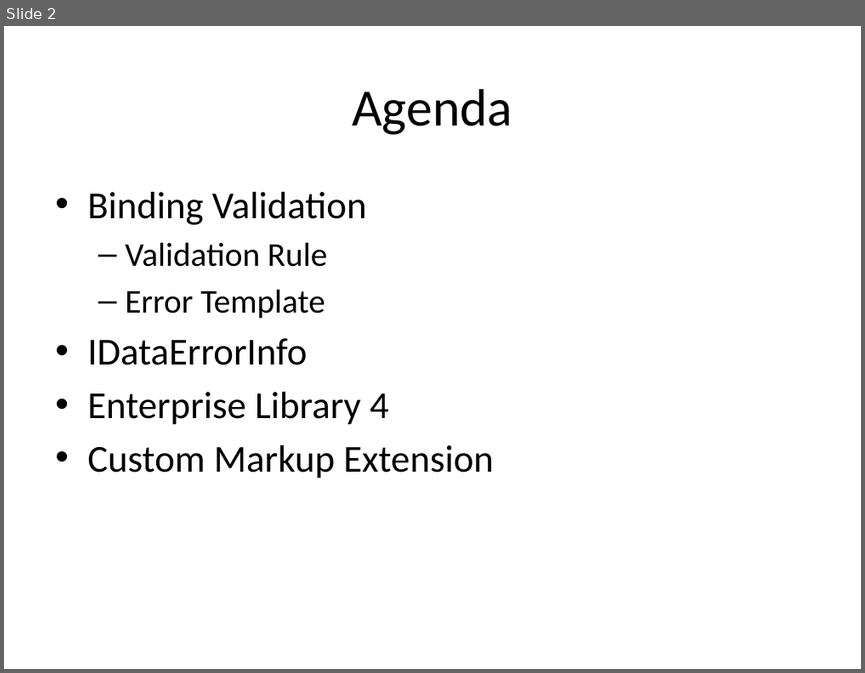
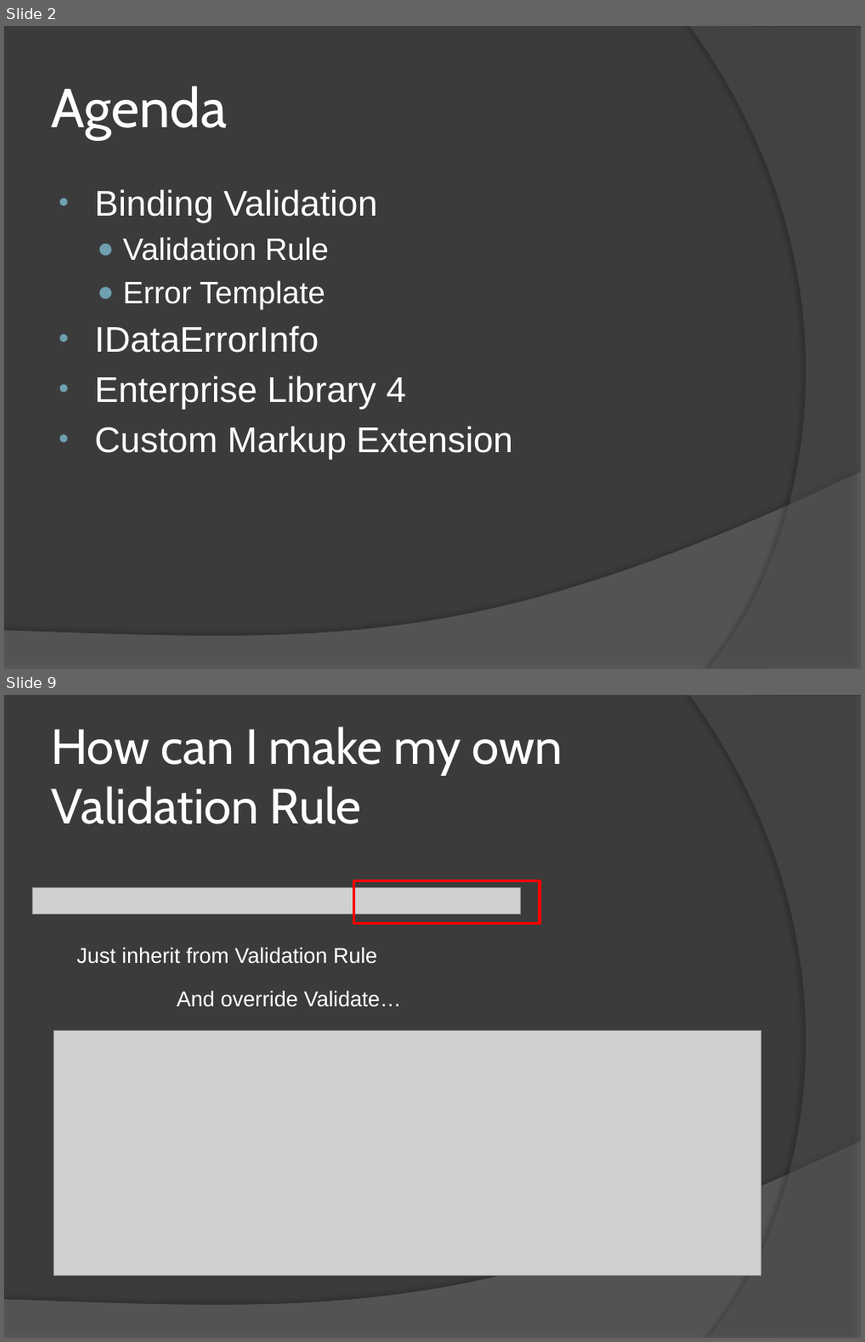
Before and after one commit to RookieOne/WPF-Input-Validation, a slide deck: WPF Validation.pptx. Shown one above the other, each under a label of ours: slide 2 before the commit, slides 2 and 9 after it; the slides between them are not shown. The pictures are 865x673 and 865x1342 pixels, drawn with LibreOffice and Linux fonts; fonts in the diff are those of the drawing; grey boxes stand for pictures. Boxes give left, top, right and bottom in pixels: in the first picture for what was removed or moved away, otherwise in the second. Text is boxed around its words. In the diff, an @@ line names an element or a change of style, - is before the commit and + after.

```diff
--- a/WPF Validation.pptx
+++ b/WPF Validation.pptx
@@ slide 9 added at [4, 695, 861, 1338], background #3B3B3B; not listed: 2 template elements that a slide beside it also shows @@
@@ title added at [51, 726, 562, 824], 41.4 pt, text #FFFFFF @@
+How can I make my own Validation Rule
@@ picture added at [32, 888, 521, 913] @@
@@ rectangle added at [353, 881, 540, 924], outline #FF0000 2.25 pt @@
@@ text added at [77, 947, 377, 964], 18 pt, text #FFFFFF @@
+Just inherit from Validation Rule
@@ text added at [177, 990, 401, 1007], 18 pt, text #FFFFFF @@
+And override Validate…
@@ picture added at [53, 1031, 760, 1275] @@
@@ slide 2 changed as well @@
@@ background #FFFFFF to #3B3B3B @@
@@ freeform shape added at [689, 26, 861, 669], fill #5E5E5E at 40% opacity @@
@@ title "Agenda" at [51, 86, 227, 139]: size 44 to 46 pt, font Calibri to Cabin, text colour #000000 to #FFFFFF; alignment centre to left @@
@@ text "Binding Validation" at [95, 189, 512, 460]: size 32 to 30 pt in "Binding Validation", "IDataErrorInfo", "Enterprise Library 4", "Custom Markup Extension"; font Calibri to Arial, text colour #000000 to #FFFFFF; size 28 to 26 pt in "Validation Rule", "Error Template"; indent changed; bullet – to ● @@
@@ freeform shape added at [4, 471, 861, 669], fill #7F7F7F at 45% opacity @@
```
Also in this commit, not shown: 1 other slide changed, 21 other slides added.
